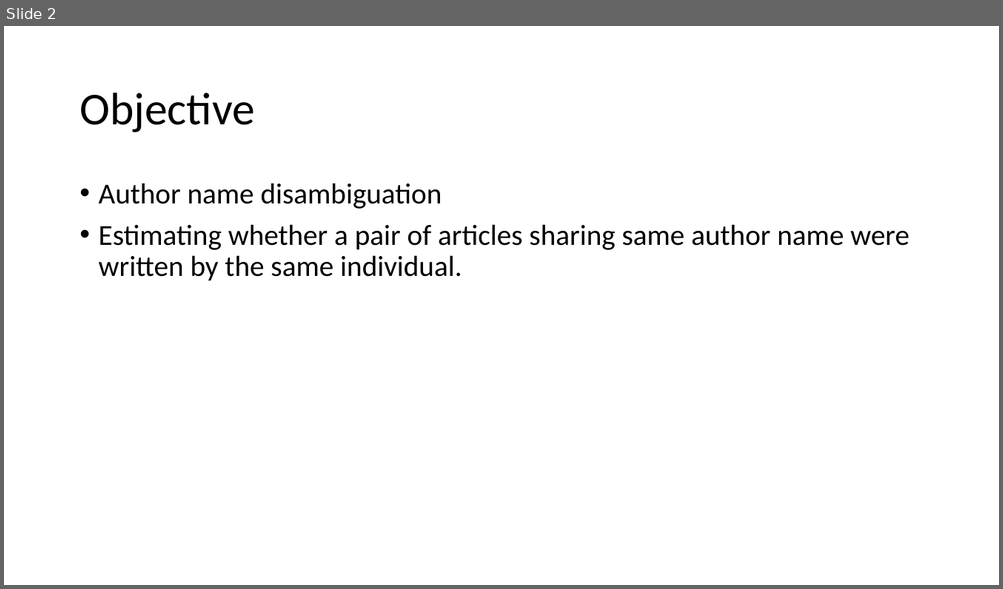
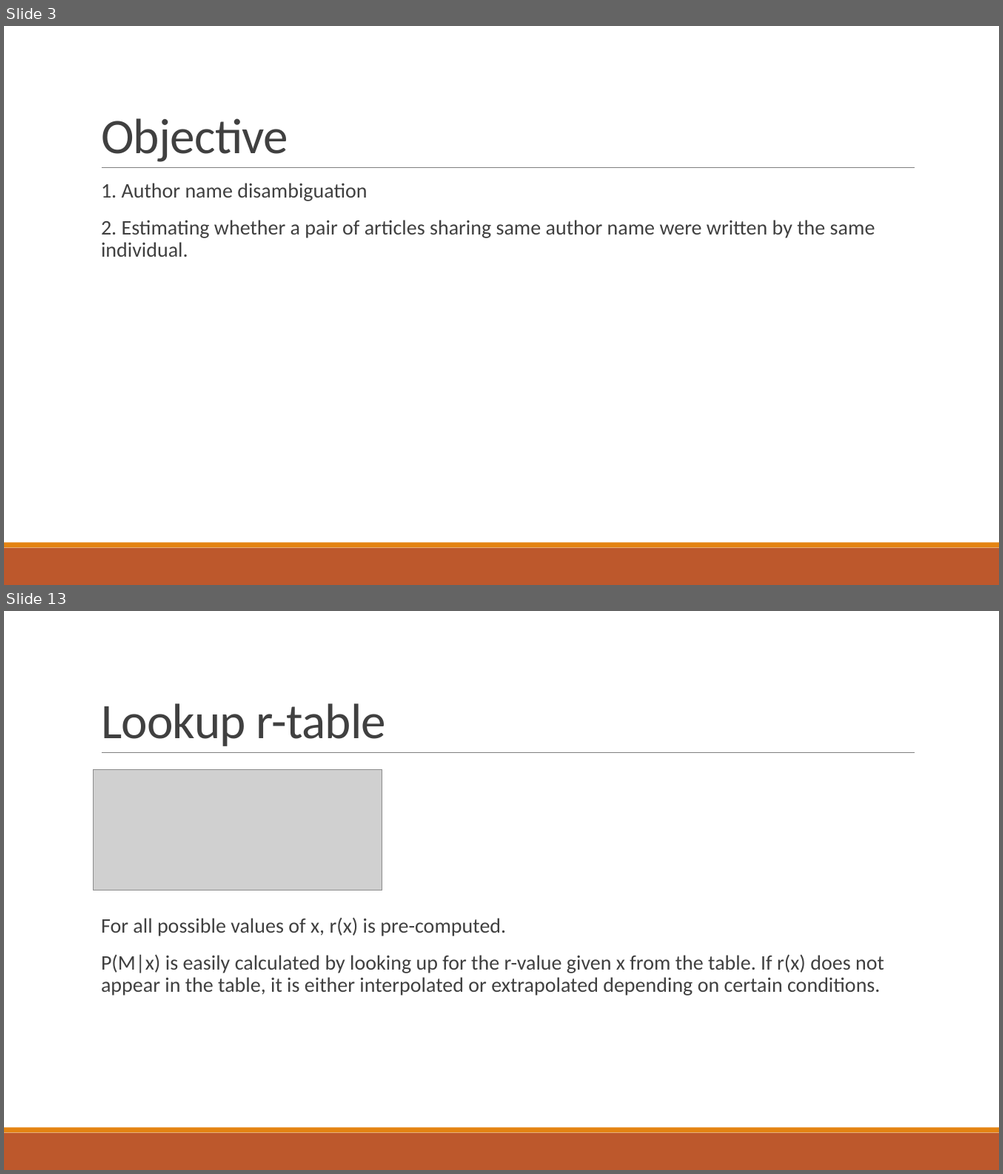
Before and after one commit to SternerLab/Authority, a slide deck: r_table/slides/Authority look up table.pptx. Shown one above the other, each under a label of ours: slide 2 before the commit, slides 3 and 13 after it; the slides between them are not shown. The pictures are 1003x589 and 1003x1174 pixels, drawn with LibreOffice and Linux fonts; fonts in the diff are those of the drawing; grey boxes stand for pictures. Boxes give left, top, right and bottom in pixels: in the first picture for what was removed or moved away, otherwise in the second. Text is boxed around its words. In the diff, an @@ line names an element or a change of style, - is before the commit and + after.

```diff
--- a/r_table/slides/Authority look up table.pptx
+++ b/r_table/slides/Authority look up table.pptx
@@ slide 13 added at bbox=[4, 611, 999, 1170], background #FFFFFF; not listed: 3 template elements that a slide beside it also shows @@
@@ title added at bbox=[101, 703, 387, 746], 48 pt, text #404040 @@
+Lookup r-table
@@ picture added at bbox=[94, 770, 382, 891] @@
@@ text added at bbox=[101, 917, 884, 996], 20 pt, text #404040 @@
+  For all possible values of x, r(x) is pre-computed.
+  P(M|x) is easily calculated by looking up for the r-value given x from the table. If r(x) does not appear in the table, it is either interpolated or extrapolated depending on certain conditions.
@@ what was slide 2 is now slide 3 @@
@@ slide 3 changed as well @@
@@ title "Objective": place and size @@
-title "Objective" at bbox=[79, 93, 255, 133]
+title "Objective" at bbox=[101, 118, 288, 162]
@@ title "Objective" at bbox=[101, 118, 288, 162]: size 44 to 48 pt, text colour #000000 to #404040, letter spacing 0 to -0.5 pt; line spacing 0.9 to 0.85; vertical alignment middle to bottom @@
@@ line added from (102, 168) to (915, 168), #808080 0.5 pt @@
@@ text at bbox=[101, 183, 875, 257]: text changed; size 28 to 20 pt; text colour #000000 to #404040 @@
-• Author name disambiguation
-• Estimating whether a pair of articles sharing same author name were written by the same individual.
+  1. Author name disambiguation
+  2. Estimating whether a pair of articles sharing same author name were written by the same individual.
@@ rectangle added at bbox=[4, 548, 999, 585], fill #BD582C @@
@@ rectangle added at bbox=[4, 543, 999, 548], fill #E48312 @@
```
Also in this commit, not shown: 3 other slides changed, 15 other slides added, 5 slides removed.
